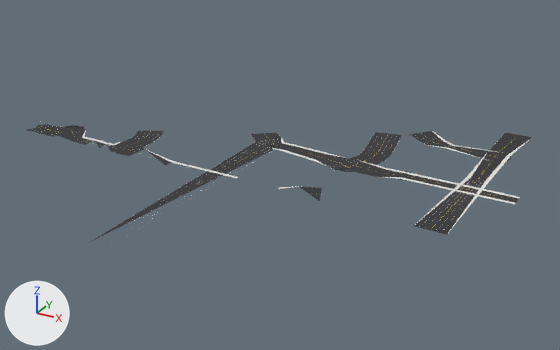
Renders of the glTF model viewer/assets/models/roadway_chunks/chunk_2_2.glb from each side of a commit.
One viewpoint serves both versions: a 50 mm camera at (1648.0, -2086.0, 306.0) aimed at (1290.0, -1435.0, -20.0). The lights are fixed; the arrows at lower left show +X, +Y and +Z. The picture after the commit comes second. Vertices at exactly the same position are counted once.

The older version as bpy lines, for what is in view:
```python
me_road_asphalt = bpy.data.meshes.new('road_asphalt')
me_road_asphalt.from_pydata(...)  # 334 vertices, 281 faces; spans x 999.0..1530.0, y -1673.0..-1249.0, z 0.0
me_road_asphalt.materials.append(mat_road_asphalt)  # dark grey #323235
me_sidewalk_concrete = bpy.data.meshes.new('sidewalk_concrete')
me_sidewalk_concrete.from_pydata(...)  # 121 vertices, 105 faces; spans x 1061.0..1530.0, y -1673.0..-1250.0, z 0.0
me_sidewalk_concrete.materials.append(mat_sidewalk_concrete)  # white #e5e5e0
ob_road_asphalt = bpy.data.objects.new('road_asphalt', me_road_asphalt)
ob_road_asphalt.location = (0.0, 0.0, 0.0)
ob_sidewalk_concrete = bpy.data.objects.new('sidewalk_concrete', me_sidewalk_concrete)
ob_sidewalk_concrete.location = (0.0, 0.0, 0.0)
```
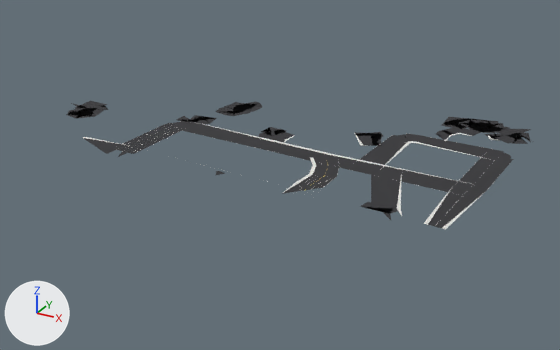
Where the change shows, as pixel boxes (x1, y1, x2, y2) in the pictures (560 x 350 px; the box of a moved part takes in the faces that stretch with it):
'road_asphalt', reshaped (7% narrower, 8% taller): before (27, 124, 532, 242); after (66, 101, 534, 228)
'sidewalk_concrete', reshaped: before (82, 131, 530, 232); after (83, 122, 500, 229)
part 1 of me_road_asphalt, rebuilt (175% wider, 97% taller): before (251, 133, 360, 171); after (177, 121, 479, 197)
part 2 of me_road_asphalt, rebuilt: before (350, 132, 402, 165); after (354, 135, 413, 170)
part 3 of me_road_asphalt, rebuilt: before (409, 131, 488, 158); after (405, 134, 504, 161)
part 4 of me_road_asphalt, rebuilt (27% narrower, 29% shorter): before (414, 133, 532, 235); after (428, 156, 514, 228)
part 5 of me_road_asphalt, rebuilt (not visible afterwards): before (114, 146, 139, 152)
part 6 of me_road_asphalt, deleted: before (27, 124, 510, 201)
part 7 of me_road_asphalt, reshaped: before (59, 126, 519, 242); after (66, 101, 402, 220)
part 8 of me_road_asphalt, added: after (354, 117, 534, 146)
part 9 of me_sidewalk_concrete, rebuilt (8% wider, 40% shorter): before (82, 131, 120, 145); after (83, 137, 124, 145)
part 10 of me_sidewalk_concrete, rebuilt: before (430, 145, 486, 160); after (405, 142, 495, 161)
part 11 of me_sidewalk_concrete, rebuilt: before (417, 153, 487, 223); after (423, 186, 453, 225)
part 12 of me_sidewalk_concrete, deleted: before (123, 142, 515, 222)
part 13 of me_sidewalk_concrete, moved or reshaped: before (201, 133, 530, 232); after (195, 122, 500, 229)

Edits to the bpy script that builds the scene:
```text
Change me_road_asphalt:
    used by ob_road_asphalt; location = (0.0, 0.0, 0.0)
    remove me_road_asphalt.from_pydata(...)  # 334 vertices, 281 faces; spans x 999.0..1530.0, y -1673.0..-1249.0, z 0.0
    add me_road_asphalt.from_pydata(...)  # 389 vertices, 324 faces; spans x 978.0..1511.0, y -1516.0..-1216.0, z 0.0
    me_road_asphalt part 1: the loose piece of 18 vertices spanning x 1229.0..1370.0, y -1439.0..-1372.0, z 0.0 is rebuilt with 14 vertices and now spans x 1135.0..1490.0, y -1436.0..-1389.0, z 0.0
    me_road_asphalt part 2: the loose piece of 10 vertices spanning x 1348.0..1389.0, y -1430.0..-1313.0, z 0.0 is rebuilt with 6 vertices and now spans x 1363.0..1398.0, y -1417.0..-1316.0, z 0.0
    me_road_asphalt part 3: the loose piece of 8 vertices spanning x 1383.0..1488.0, y -1341.0..-1284.0, z 0.0 is rebuilt with 8 vertices and now spans x 1379.0..1489.0, y -1337.0..-1304.0, z 0.0
    me_road_asphalt part 4: the loose piece of 8 vertices spanning x 1464.0..1506.0, y -1516.0..-1249.0, z 0.0 is rebuilt with 10 vertices and now spans x 1468.0..1503.0, y -1507.0..-1320.0, z 0.0
    me_road_asphalt part 5: the loose piece of 4 vertices spanning x 1120.0..1151.0, y -1497.0..-1487.0, z 0.0 is rebuilt with 8 vertices and now spans x 1125.0..1148.0, y -1500.0..-1489.0, z 0.0
    me_road_asphalt part 6: 16 loose pieces with 154 vertices, spanning x 999.0..1500.0, y -1510.0..-1314.0, z 0.0, are deleted
    me_road_asphalt part 7: 41 vertices removed from x 1029.0..1530.0, y -1673.0..-1405.0, z 0.0; 139 vertices added at x 978.0..1489.0, y -1516.0..-1289.0, z 0.0
    me_road_asphalt part 8: 113 vertices added at x 1327.0..1511.0, y -1363.0..-1216.0, z 0.0
    other edits to the shape of me_road_asphalt do not show in these pictures
Change me_sidewalk_concrete:
    used by ob_sidewalk_concrete; location = (0.0, 0.0, 0.0)
    remove me_sidewalk_concrete.from_pydata(...)  # 121 vertices, 105 faces; spans x 1061.0..1530.0, y -1673.0..-1250.0, z 0.0
    add me_sidewalk_concrete.from_pydata(...)  # 116 vertices, 105 faces; spans x 1072.0..1498.0, y -1512.0..-1268.0, z 0.0
    me_sidewalk_concrete part 9: the loose piece of 19 vertices spanning x 1061.0..1119.0, y -1492.0..-1472.0, z 0.0 is rebuilt with 5 vertices and now spans x 1072.0..1129.0, y -1490.0..-1484.0, z 0.0
    me_sidewalk_concrete part 10: the loose piece of 7 vertices spanning x 1411.0..1485.0, y -1341.0..-1325.0, z 0.0 is rebuilt with 7 vertices and now spans x 1387.0..1487.0, y -1337.0..-1325.0, z 0.0
    me_sidewalk_concrete part 11: the loose piece of 7 vertices spanning x 1464.0..1477.0, y -1515.0..-1315.0, z 0.0 is rebuilt with 5 vertices and now spans x 1468.0..1473.0, y -1507.0..-1419.0, z 0.0
    me_sidewalk_concrete part 12: 6 loose pieces with 34 vertices, spanning x 1154.0..1529.0, y -1673.0..-1403.0, z 0.0, are deleted
    me_sidewalk_concrete part 13: 54 vertices removed from x 1237.0..1530.0, y -1673.0..-1250.0, z 0.0; 99 vertices added at x 1151.0..1498.0, y -1512.0..-1268.0, z 0.0
```
